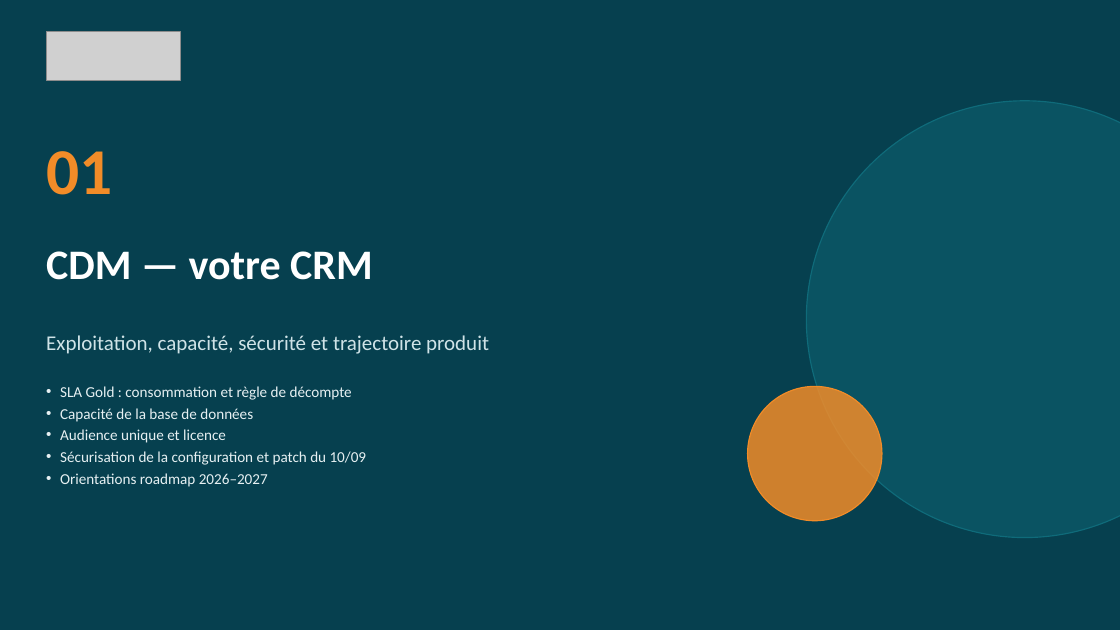
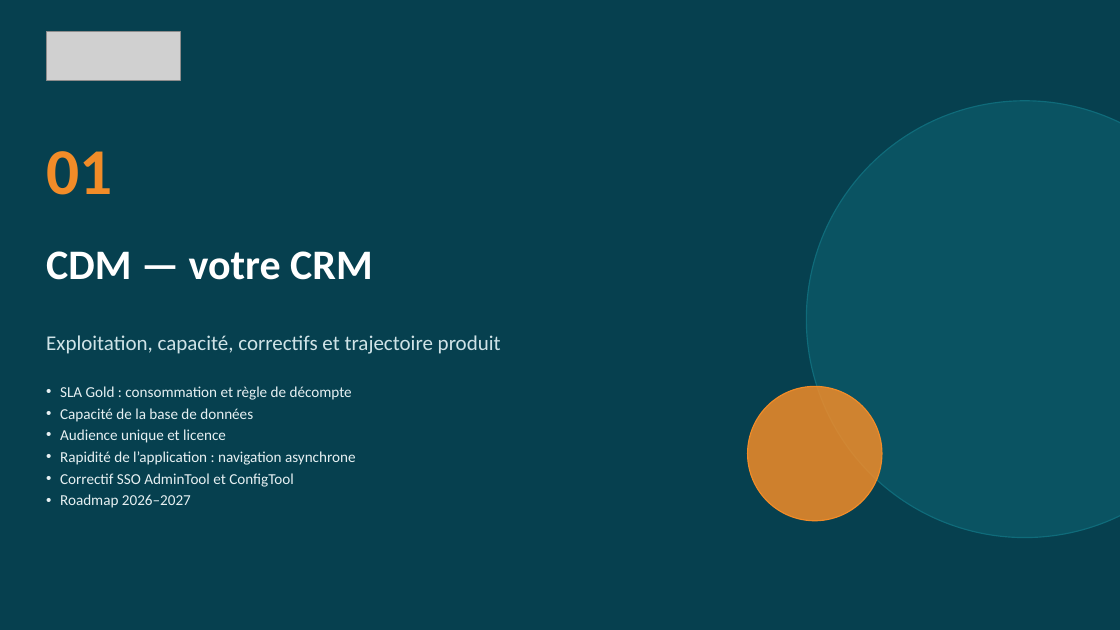
Before and after one commit to UPASCO/IqraQuest, a slide deck: slide 4 of presentations/COPIL_Viasante_2026-09-14/COPIL_Selligent_Mutuelle_Viasante_14092026_v5.pptx. Drawn at 1120x630 pixels with LibreOffice and Linux fonts; fonts in the diff are those of the drawing; grey boxes stand for pictures. Boxes give left, top, right and bottom in pixels: in the first picture for what was removed or moved away, otherwise in the second. Text is boxed around its words. In the diff, an @@ line names an element or a change of style, - is before the commit and + after.

```diff
--- a/presentations/COPIL_Viasante_2026-09-14/COPIL_Selligent_Mutuelle_Viasante_14092026_v5.pptx
+++ b/presentations/COPIL_Viasante_2026-09-14/COPIL_Selligent_Mutuelle_Viasante_14092026_v5.pptx
@@ text at box(46, 335, 501, 354): text changed @@
-Exploitation, capacité, sécurité et trajectoire produit
+Exploitation, capacité, correctifs et trajectoire produit
@@ text at box(60, 451, 356, 508): text changed @@
-• Sécurisation de la configuration et patch du 10/09
-• Orientations roadmap 2026–2027
+• Rapidité de l’application : navigation asynchrone
+• Correctif SSO AdminTool et ConfigTool
+• Roadmap 2026–2027
```
Also in this commit, not shown: 11 other slides changed, 2 slides added, 1 slide removed, 3 other files.
